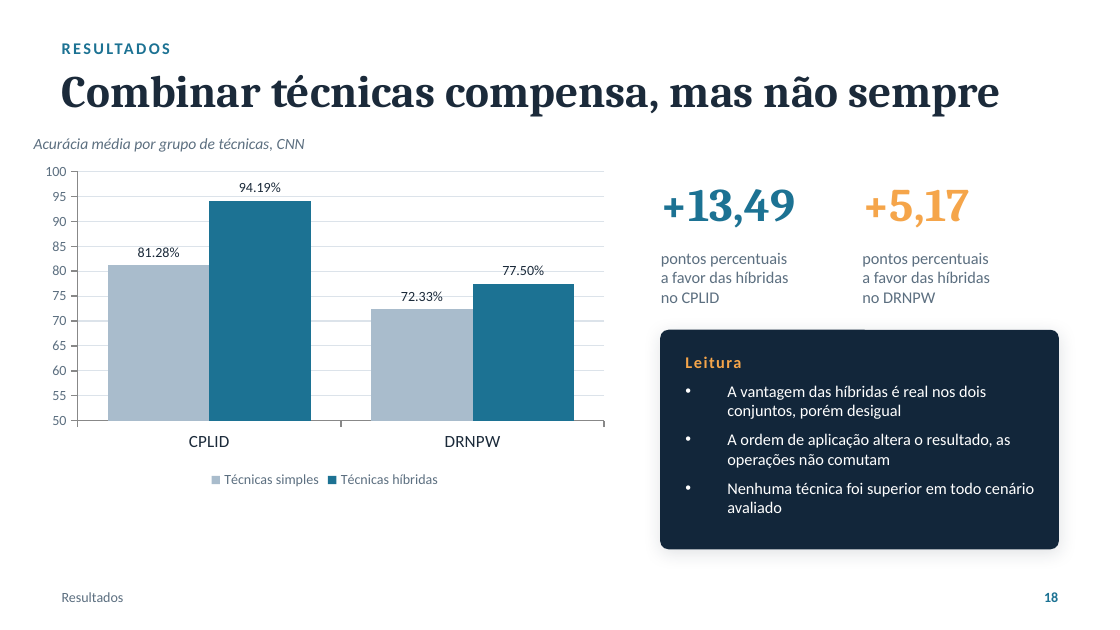
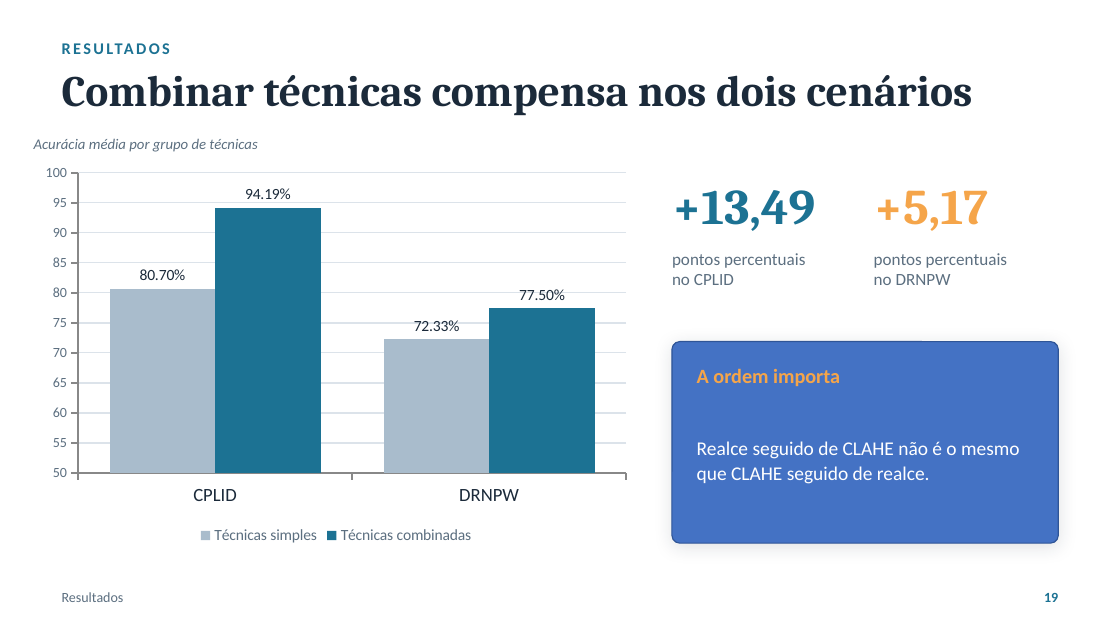
Before and after one commit to luanws/masters-thesis, a slide deck: slide 19 of presentation/defesa.odp (slide 18 before the commit). Drawn at 1120x630 pixels with LibreOffice and Linux fonts; fonts in the diff are those of the drawing. Boxes give left, top, right and bottom in pixels: in the first picture for what was removed or moved away, otherwise in the second. Text is boxed around its words. In the diff, an @@ line names an element or a change of style, - is before the commit and + after.

Commit message:
apresentação

```diff
--- a/presentation/defesa.odp
+++ b/presentation/defesa.odp
@@ text at bbox=[62, 75, 972, 116]: text changed; size 29 to 28 pt @@
-Combinar técnicas compensa, mas não sempre
+Combinar técnicas compensa nos dois cenários
@@ text at bbox=[34, 139, 257, 152]: text changed; size 10 to 9.5 pt @@
-Acurácia média por grupo de técnicas, CNN
+Acurácia média por grupo de técnicas
@@ column chart at bbox=[34, 157, 638, 549] @@
@@ Técnicas simples, CPLID: 81.28 to 80.7 @@
@@ data labels of Técnicas simples changed @@
-Técnicas híbridas: 94.19, 77.5
+Técnicas combinadas: 94.19, 77.5
@@ data labels of Técnicas combinadas changed @@
@@ legend changed @@
@@ category axis changed @@
@@ column chart: place and size @@
-column chart at bbox=[34, 157, 616, 493]
+column chart at bbox=[34, 157, 638, 549]
@@ text "+13,49": place and size @@
-text "+13,49" at bbox=[661, 189, 795, 227]
+text "+13,49" at bbox=[672, 190, 815, 231]
@@ text "+13,49" at bbox=[672, 190, 815, 231]: size 30 to 32 pt @@
@@ text "+5,17" at bbox=[874, 190, 988, 231]: size 30 to 32 pt @@
@@ text "+5,17": place and size @@
-text "+5,17" at bbox=[862, 189, 969, 227]
+text "+5,17" at bbox=[874, 190, 988, 231]
@@ text "pontos percentuais" at bbox=[672, 253, 805, 285]: size 10.5 to 11 pt @@
@@ text "pontos percentuais": place and size @@
-text "pontos percentuais" at bbox=[661, 253, 789, 303]
+text "pontos percentuais" at bbox=[672, 253, 805, 285]
@@ text "pontos percentuais": place and size @@
-text "pontos percentuais" at bbox=[862, 253, 990, 303]
+text "pontos percentuais" at bbox=[874, 253, 1007, 285]
@@ text "pontos percentuais" at bbox=[874, 253, 1007, 285]: size 10.5 to 11 pt @@
@@ text at bbox=[661, 271, 789, 283]: paragraph removed @@
-a favor das híbridas
@@ text at bbox=[862, 271, 990, 283]: paragraph removed @@
-a favor das híbridas
@@ rounded rectangle: place and size @@
-rounded rectangle at bbox=[661, 330, 1058, 549]
+rounded rectangle at bbox=[672, 342, 1058, 543]
@@ rounded rectangle at bbox=[672, 342, 1058, 543]: fill #12263A to #4472C4; outline #12263A 0.74 pt to #2F5597 0.74 pt; proportions changed @@
@@ text removed at bbox=[685, 356, 741, 368] @@
-Leitura
@@ text added at bbox=[697, 369, 840, 386], 13 pt, text #F5A54A, bold @@
+A ordem importa
@@ text removed at bbox=[727, 385, 1034, 513] @@
-• A vantagem das híbridas é real nos dois conjuntos, porém desigual
-• A ordem de aplicação altera o resultado, as operações não comutam
-• Nenhuma técnica foi superior em todo cenário avaliado
@@ text added at bbox=[697, 441, 1020, 484], 12.5 pt, text #FFFFFF @@
+Realce seguido de CLAHE não é o mesmo que CLAHE seguido de realce.
```
Also in this commit, not shown: 12 other slides changed, 22 slides added, 17 slides removed, 27 other files.
